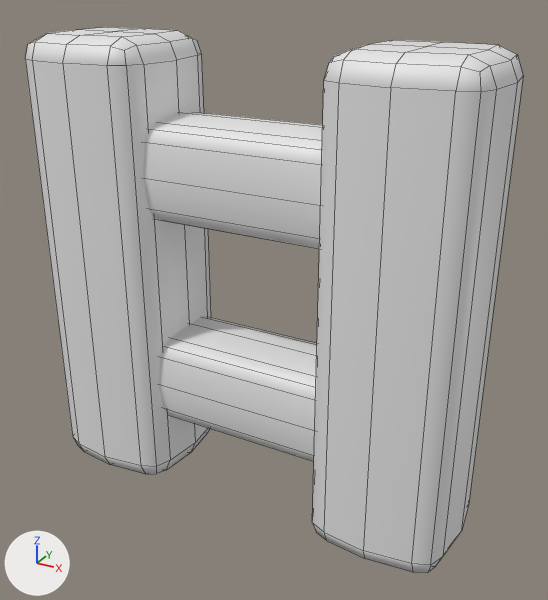
The FBX model Assets/- Asset Store/Custom/Blocks/Sandlands/Sandstone/Sandstone_Ladder.fbx: old version first, new version second.
One viewpoint serves both versions: a 50 mm camera at (0.788, -1.354, 0.653) aimed at (0.039, 0.008, -0.027). The lights are fixed; the arrows at lower left show +X, +Y and +Z. The older version comes first. Mesh edges are drawn as thin lines. Materials are left out; every surface is plain grey. Objects named as collision shapes, trigger or cutter boxes, shadow casters or lower levels of detail are left out. Where no turn or scale is listed for an object, it has been applied to the vertices.

Before the edit, the objects in view are built like this:
```python
me_mesh_347 = bpy.data.meshes.new('Mesh.347')
me_mesh_347.from_pydata(...)  # 328 vertices, 320 faces; spans x -0.511..0.512, y -0.162..0.162, z -0.525..0.525
me_mesh_347.materials.append(mat_material)
ob_sandstone_ladder_lod0 = bpy.data.objects.new('Sandstone_Ladder_LOD0', me_mesh_347)
ob_sandstone_ladder_lod0.location = (0.0, 0.0, 0.0)
```
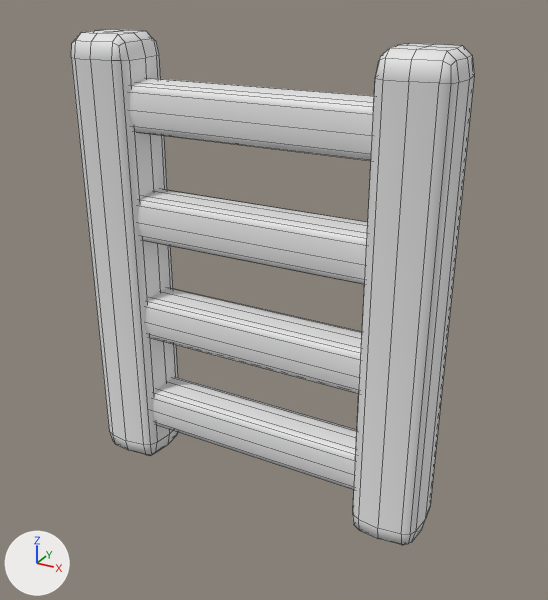
Changed parts and their boxes (x1, y1, x2, y2) in the pictures (548 x 600 px; the box of a moved part takes in the faces that stretch with it):
'Sandstone_Ladder_LOD0', reshaped (19% narrower)
    before: (25, 27, 523, 573)
    after: (71, 29, 474, 545)
part 1 of me_mesh_347, moved or reshaped
    before: (312, 40, 523, 573)
    after: (353, 43, 474, 545)
part 2 of me_mesh_347, moved or reshaped
    before: (25, 27, 211, 474)
    after: (71, 29, 178, 456)
part 3 of me_mesh_347, added
    after: (129, 78, 374, 161)
part 4 of me_mesh_347, added
    after: (152, 377, 357, 490)
part 5 of me_mesh_347, added
    after: (137, 189, 368, 285)
part 6 of me_mesh_347, added
    after: (145, 288, 362, 394)
part 7 of me_mesh_347, deleted
    before: (143, 112, 323, 249)
part 8 of me_mesh_347, deleted
    before: (159, 317, 317, 462)

Edits to the bpy script that builds the scene:
```text
Change me_mesh_347:
    used by ob_sandstone_ladder_lod0; location = (0.0, 0.0, 0.0)
    remove me_mesh_347.from_pydata(...)  # 328 vertices, 320 faces; spans x -0.511..0.512, y -0.162..0.162, z -0.525..0.525
    add me_mesh_347.from_pydata(...)  # 292 vertices, 224 faces; spans x -0.431..0.43, y -0.081..0.081, z -0.525..0.525
    me_mesh_347 part 1: the loose piece of 82 vertices spanning x 0.188..0.512, y -0.162..0.162, z -0.525..0.525 is scaled about its middle by (0.5, 0.5, 1)
    me_mesh_347 part 2: the loose piece of 82 vertices spanning x -0.511..-0.188, y -0.162..0.162, z -0.525..0.525 is scaled about its middle by (0.5, 0.5, 1)
    me_mesh_347 part 3: a new loose piece of 32 vertices spanning x -0.295..0.295, y -0.057..0.057, z 0.317..0.433
    me_mesh_347 part 4: a new loose piece of 32 vertices spanning x -0.295..0.295, y -0.056..0.056, z -0.433..-0.318
    me_mesh_347 part 5: a new loose piece of 32 vertices spanning x -0.295..0.295, y -0.057..0.057, z 0.067..0.183
    me_mesh_347 part 6: a new loose piece of 32 vertices spanning x -0.295..0.295, y -0.057..0.057, z -0.183..-0.067
    me_mesh_347 part 7
    82 vertices are removed from x -0.275..0.275, y -0.114..0.114, z 0.134..0.366
    80 faces are deleted
    me_mesh_347 part 8
    82 vertices are removed from x -0.275..0.275, y -0.111..0.111, z -0.365..-0.135
    80 faces are deleted
```
